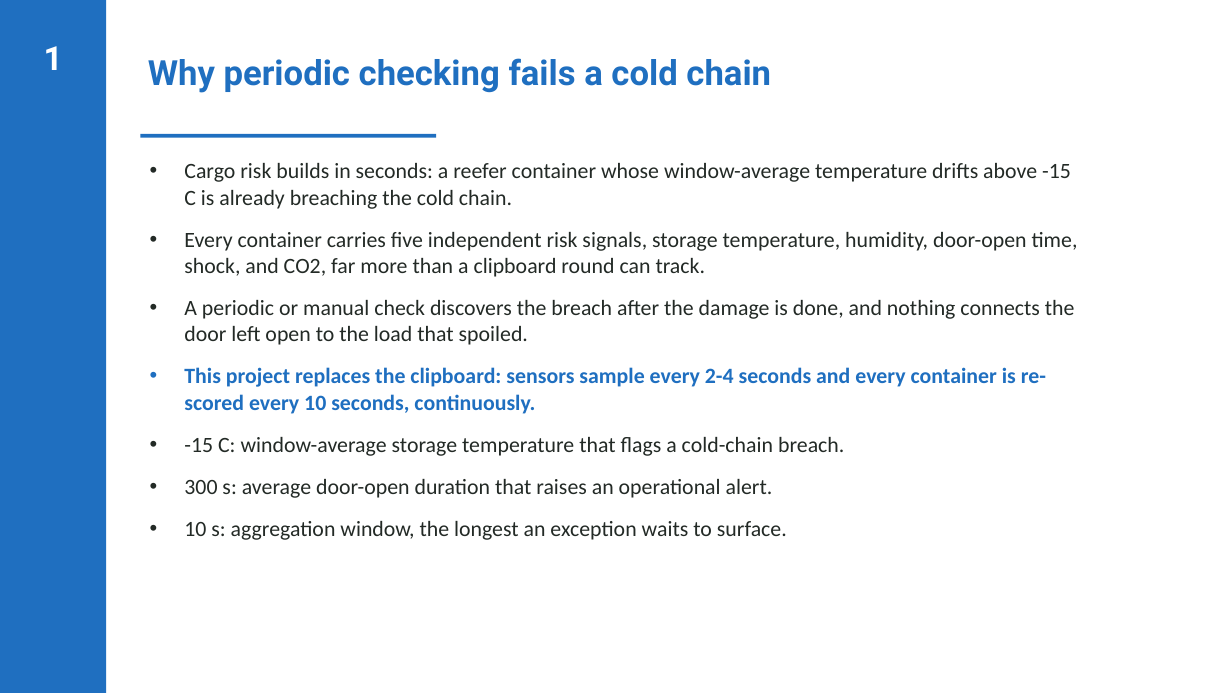
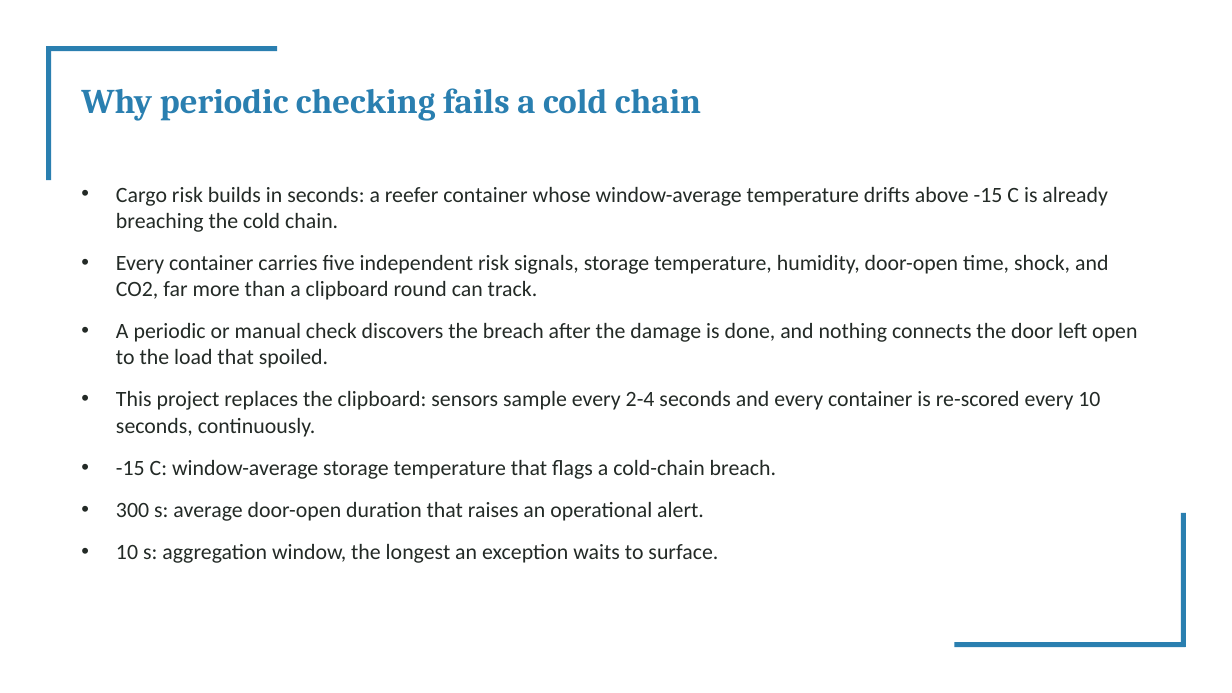
Before and after one commit to valletivarish/FEC_version_2, a slide deck: slide 2 of ppt/cold-chain-logistics.pptx. Drawn at 1232x693 pixels with LibreOffice and Linux fonts; fonts in the diff are those of the drawing. Boxes give left, top, right and bottom in pixels: in the first picture for what was removed or moved away, otherwise in the second. Text is boxed around its words. In the diff, an @@ line names an element or a change of style, - is before the commit and + after.

Commit message:
Re-theme project 04 deck (teal band, badge-free) + all 8 unassigned spare decks to distinct new themes; clear bold highlighting

```diff
--- a/ppt/cold-chain-logistics.pptx
+++ b/ppt/cold-chain-logistics.pptx
@@ rectangle removed at (0,0,106,693) @@
@@ text removed at (44,46,63,70) @@
-1
@@ rectangle added at (46,46,277,52), fill #2A7FB0 @@
@@ rectangle added at (46,46,52,180), fill #2A7FB0 @@
@@ title "Why periodic checking fails a ...": place and size @@
-title "Why periodic checking fails a ..." at (148,58,771,93)
+title "Why periodic checking fails a ..." at (81,88,701,121)
@@ title "Why periodic checking fails a ..." at (81,88,701,121): font Roboto to Cambria, text colour #1F6FC0 to #2A7FB0 @@
@@ text "Cargo risk builds in seconds: ...": place and size @@
-text "Cargo risk builds in seconds: ..." at (184,163,1078,540)
+text "Cargo risk builds in seconds: ..." at (116,187,1137,563)
@@ text at (116,391,1100,437): text colour #1F6FC0 to #232A26, bold off in "This project replaces the clipboard: sensors sample ..." @@
@@ rectangle added at (1181,513,1187,647), fill #2A7FB0 @@
@@ rectangle: place and size @@
-rectangle at (140,134,436,138)
+rectangle at (955,642,1186,648)
@@ rectangle at (955,642,1186,648): fill #1F6FC0 to #2A7FB0 @@
```
Also in this commit, not shown: 5 other slides changed, 9 other files.
